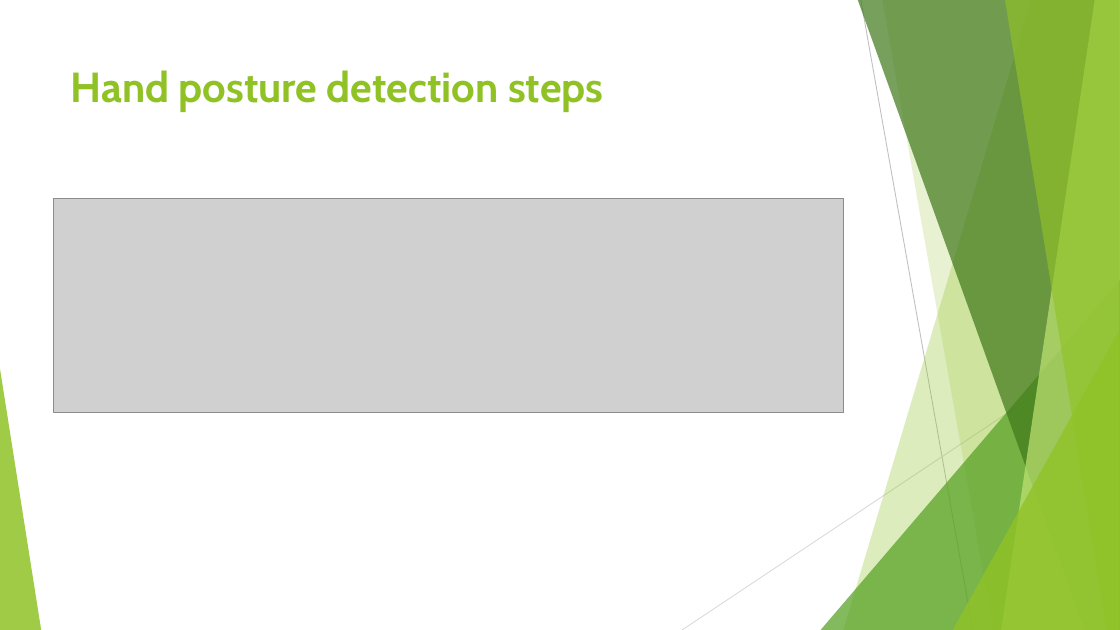
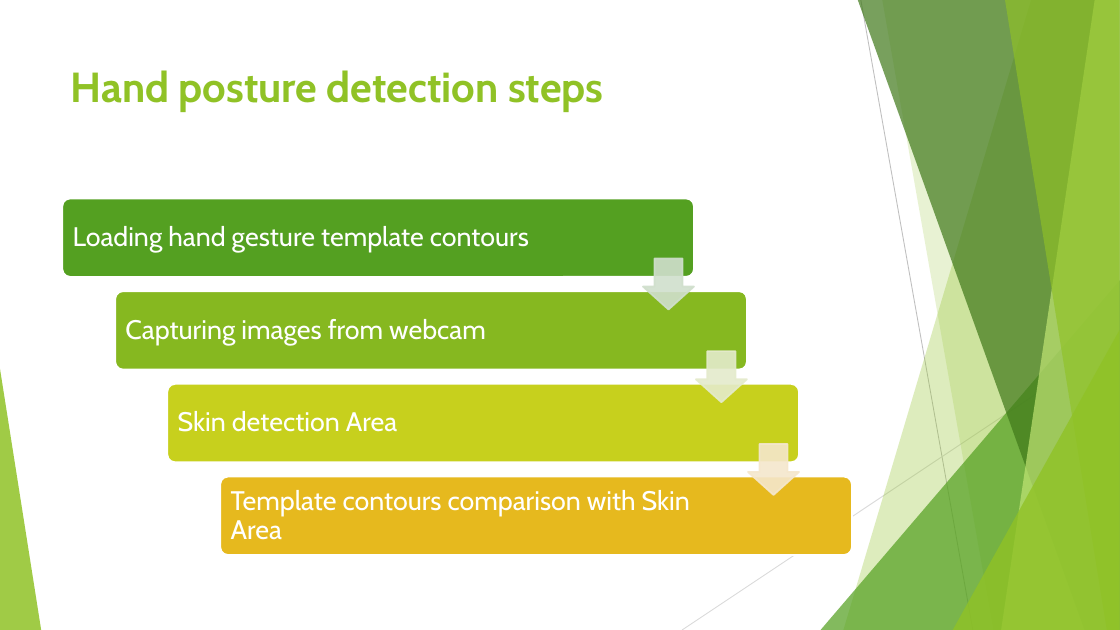
Before and after one commit to sandipgoswami/Mythesis, a slide deck: slide 29 of Sign language/Defence PPT/Sandip-thesis.pptx (slide 28 before the commit). Drawn at 1120x630 pixels with LibreOffice and Linux fonts; fonts in the diff are those of the drawing; grey boxes stand for pictures. Boxes give left, top, right and bottom in pixels: in the first picture for what was removed or moved away, otherwise in the second. Text is boxed around its words. In the diff, an @@ line names an element or a change of style, - is before the commit and + after.

```diff
--- a/Sign language/Defence PPT/Sandip-thesis.pptx
+++ b/Sign language/Defence PPT/Sandip-thesis.pptx
@@ picture removed at [54, 198, 844, 412] @@
@@ group added at [62, 198, 852, 555]: 4 rounded rectangles, 4 texts, 3 down arrows @@
+Loading hand gesture template contours
+Capturing images from webcam
+Skin detection Area
+Template contours comparison with Skin Area
```
Also in this commit, not shown: 12 other slides changed, 7 slides added, 6 other files.
